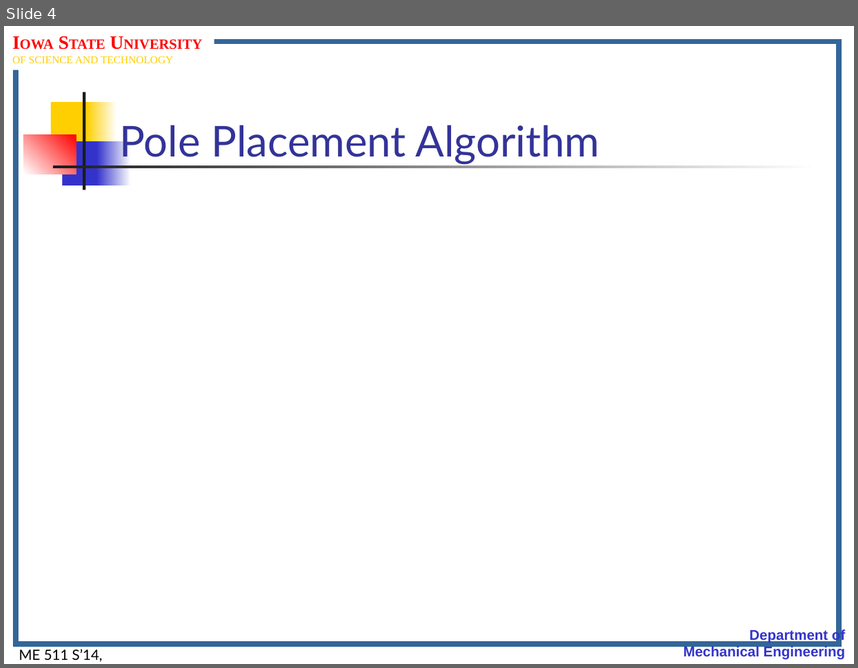
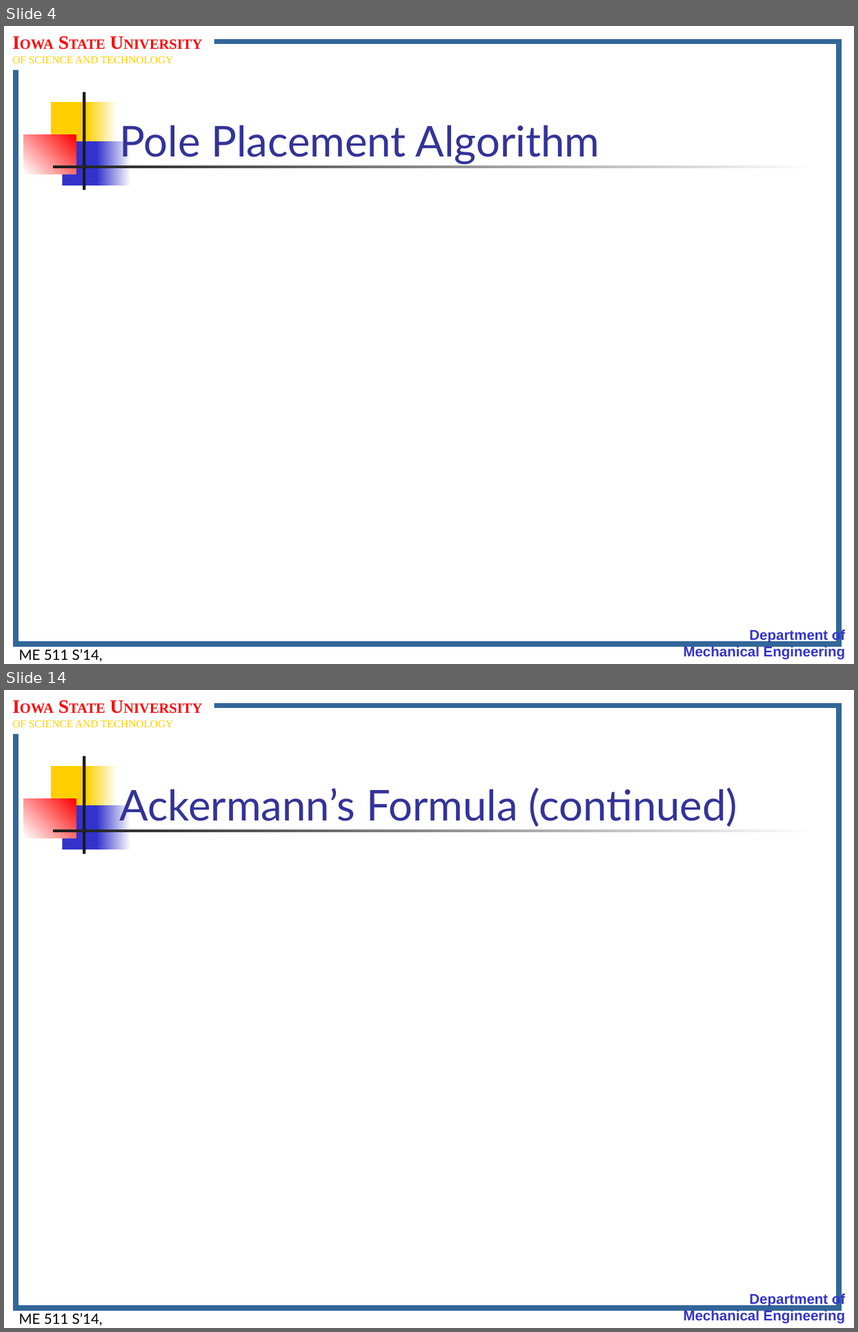
Before and after one commit to jasonnicholson/ME_511_Spring_2014_Lectures, a slide deck: me511_S14__Lect.Notes_Set12.pptm. Shown one above the other, each under a label of ours: slide 4 before the commit, slides 4 and 14 after it; the slides between them are not shown. The pictures are 858x668 and 858x1332 pixels, drawn with LibreOffice and Linux fonts; fonts in the diff are those of the drawing; grey boxes stand for pictures; background and template pictures are left out. Boxes give left, top, right and bottom in pixels: in the first picture for what was removed or moved away, otherwise in the second. Text is boxed around its words. In the diff, an @@ line names an element or a change of style, - is before the commit and + after.

```diff
--- a/me511_S14__Lect.Notes_Set12.pptm
+++ b/me511_S14__Lect.Notes_Set12.pptm
@@ slide 14 added at bbox=[4, 690, 854, 1328], background #FFFFFF; not listed: 11 template elements that a slide beside it also shows @@
@@ title added at bbox=[119, 787, 737, 828], 36 pt, text #333399 @@
+Ackermann’s Formula (continued)
```
Also in this commit, not shown: 1 slide changed, 21 other slides added, 7 other files.
